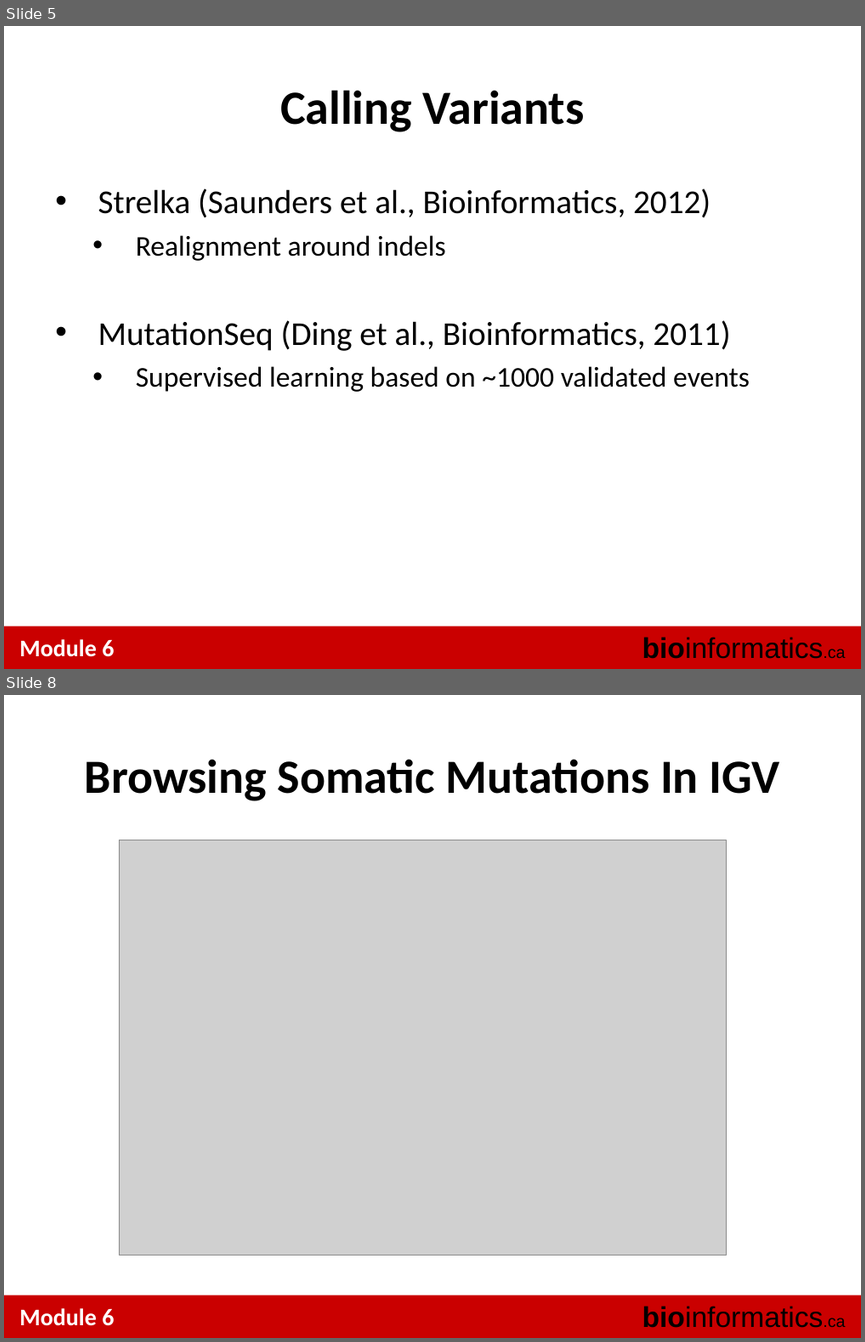
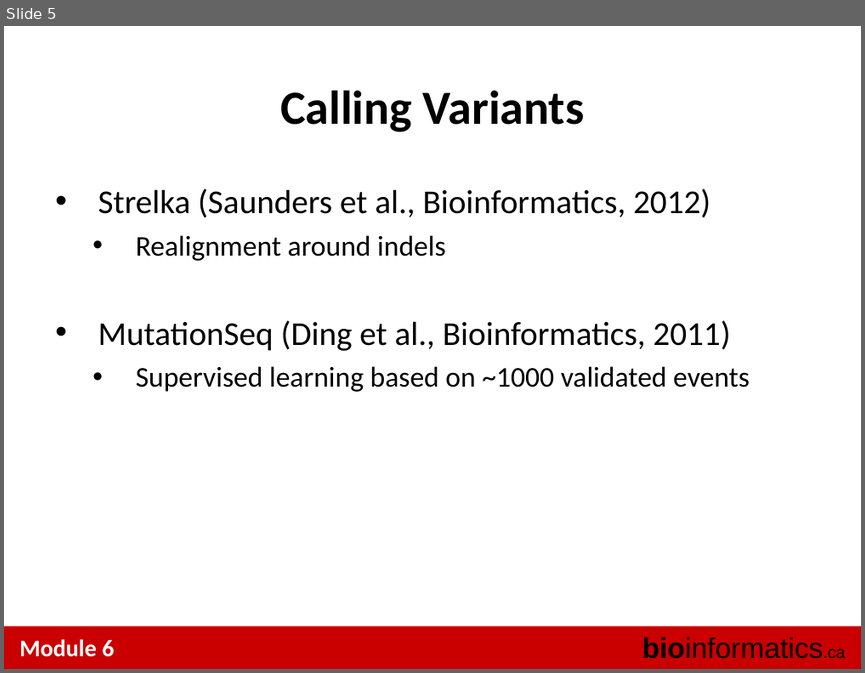
Before and after one commit to tinyheero/BICG-2016, a slide deck: snvs/content/BiCG_2014_Module6_Lab_shah.ppt. Shown one above the other, each under a label of ours: slides 5 and 8 before the commit, slide 5 after it; the slides between them are not shown. The pictures are 865x1342 and 865x673 pixels, drawn with LibreOffice and Linux fonts; fonts in the diff are those of the drawing; grey boxes stand for pictures. Boxes give left, top, right and bottom in pixels: in the first picture for what was removed or moved away, otherwise in the second. Text is boxed around its words. In the diff, an @@ line names an element or a change of style, - is before the commit and + after.

```diff
--- a/snvs/content/BiCG_2014_Module6_Lab_shah.ppt
+++ b/snvs/content/BiCG_2014_Module6_Lab_shah.ppt
@@ slide 8 removed at [4,695,861,1338], background #FFFFFF; not listed: 3 template elements that a slide beside it also shows @@
@@ text removed at [85,759,780,801] @@
-Browsing Somatic Mutations In IGV
@@ picture removed at [119,840,726,1255] @@
```
Also in this commit, not shown: 4 slides changed, 3 other slides removed.
